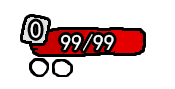
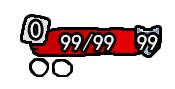
Layers edited between the first and the second (175, 89) image:
added layer "99" in group "血条" over [137, 34, 158, 50]
added layer "护甲" in group "血条" over [134, 25, 162, 58]
